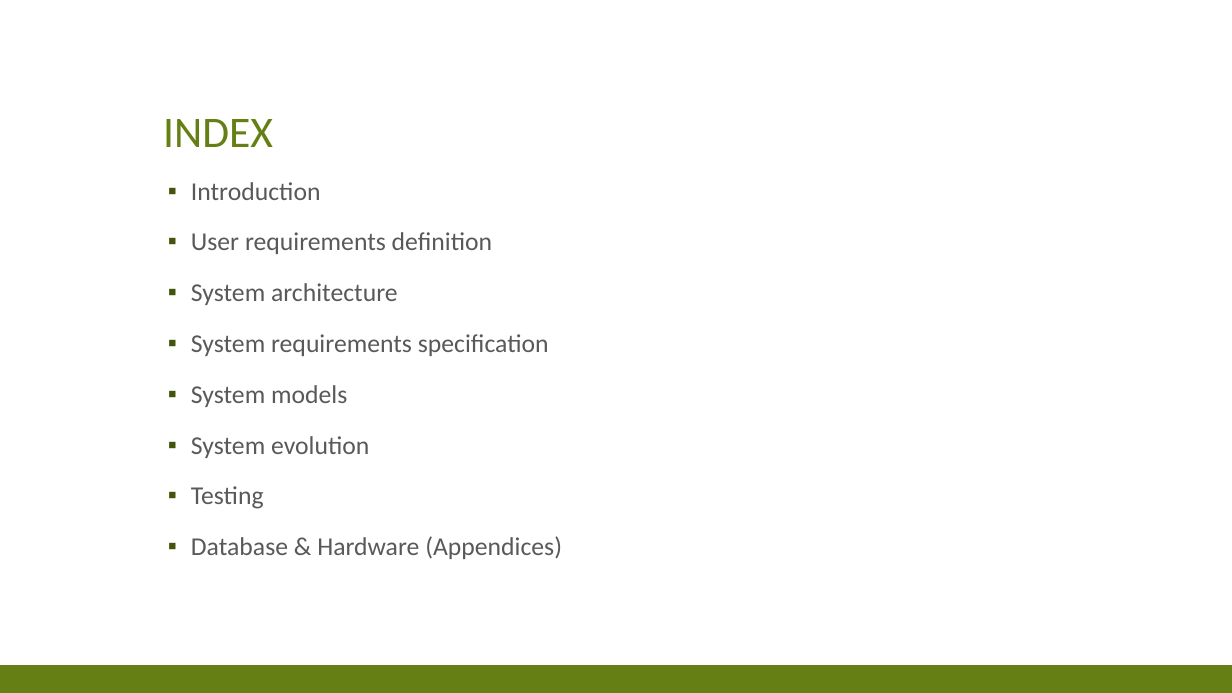
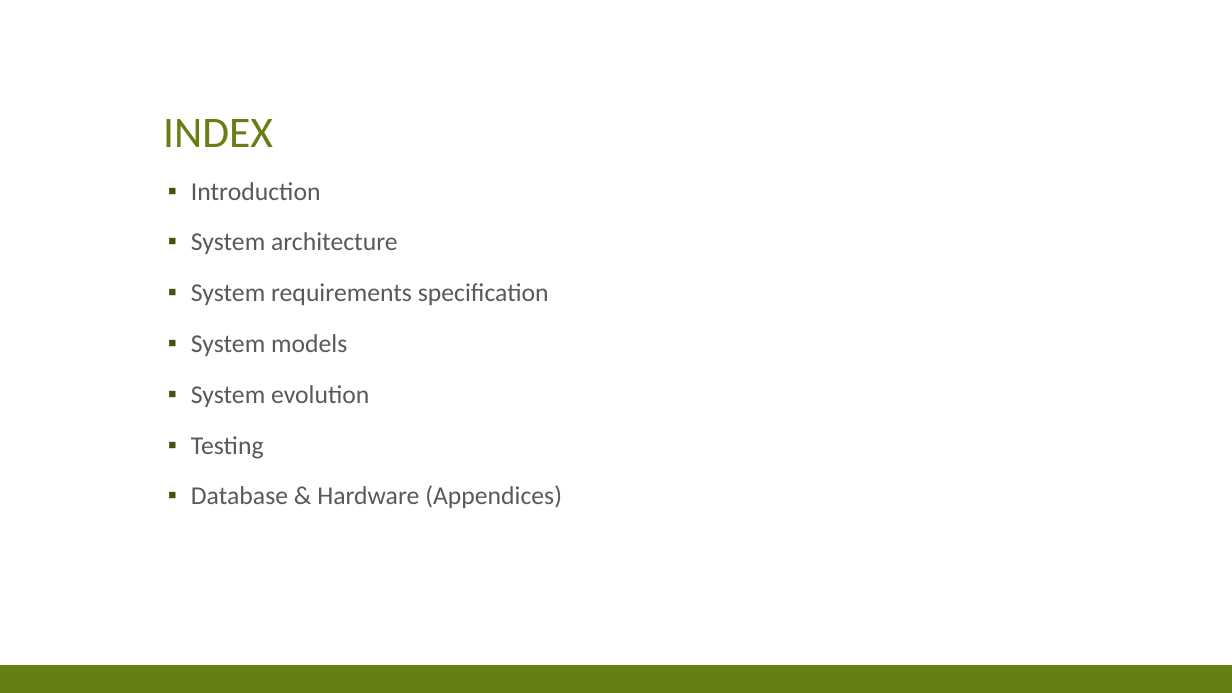
Before and after one commit to res13/ch.bfh.bti7081.s2018.white, a slide deck: slide 2 of doc/task02/Presentation_2.pptx. Drawn at 1232x693 pixels with LibreOffice and Linux fonts; fonts in the diff are those of the drawing. Boxes give left, top, right and bottom in pixels: in the first picture for what was removed or moved away, otherwise in the second. Text is boxed around its words. In the diff, an @@ line names an element or a change of style, - is before the commit and + after.

```diff
--- a/doc/task02/Presentation_2.pptx
+++ b/doc/task02/Presentation_2.pptx
@@ text at (191,232,492,254): paragraph removed @@
-▪ User requirements definition
```
Also in this commit, not shown: 1 slide added.
